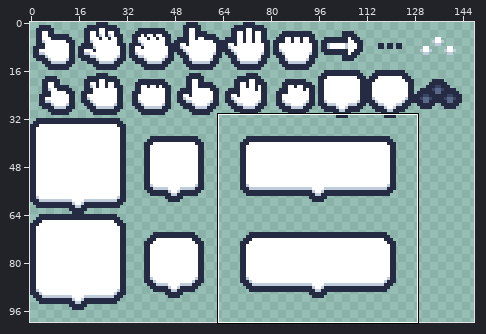
File history of a pixel-art file, assets/ui.aseprite. Above, an overview of the earlier version with the close-up marked.
Close-up. Old version:
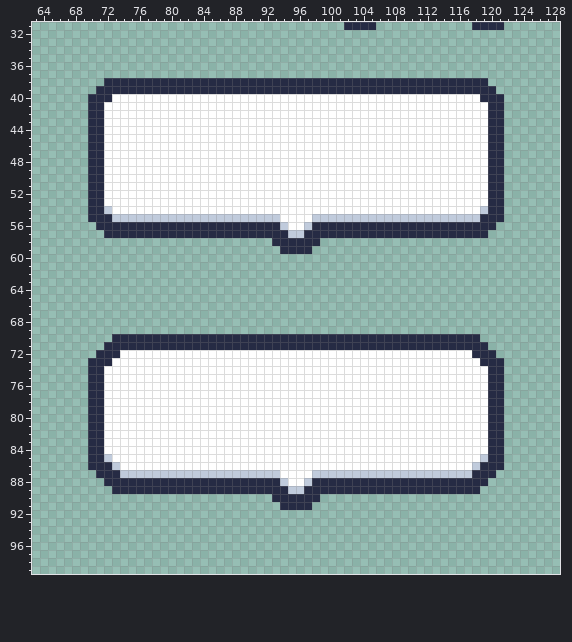
203x186 pixels, 1 frame. Shown: x 63..128, y 31..99. The wide view leaves out empty margins.
After:
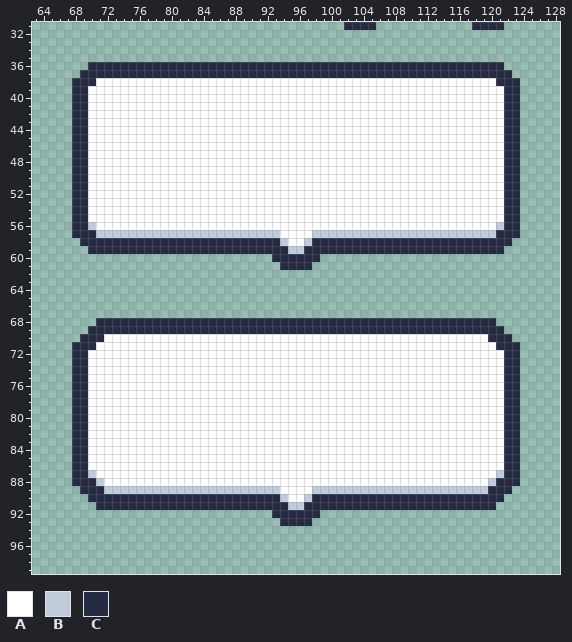
Palette (. is transparent): A #ffffff  B #c0cbdc  C #262b44
The exact change:
Changed rows in their new state; - is an unchanged pixel.
first column x 68:
 36 --CCCCCCCCCCCCCCCCCCCCCCCCCCCCCCCCCCCCCCCCCCCCCCCCCCCC--
 37 -CCCCCCCCCCCCCCCCCCCCCCCCCCCCCCCCCCCCCCCCCCCCCCCCCCCCCC-
 38 CCCAAAAAAAAAAAAAAAAAAAAAAAAAAAAAAAAAAAAAAAAAAAAAAAAAACCC
 39 CCAAAAAAAAAAAAAAAAAAAAAAAAAAAAAAAAAAAAAAAAAAAAAAAAAAAACC
 40 CCAAA----------------------------------------------AAACC
 41 CCAA------------------------------------------------AACC
 42 CCAA------------------------------------------------AACC
 43 CCAA------------------------------------------------AACC
 44 CCAA------------------------------------------------AACC
 45 CCAA------------------------------------------------AACC
 46 CCAA------------------------------------------------AACC
 47 CCAA------------------------------------------------AACC
 48 CCAA------------------------------------------------AACC
 49 CCAA------------------------------------------------AACC
 50 CCAA------------------------------------------------AACC
 51 CCAA------------------------------------------------AACC
 52 CCAA------------------------------------------------AACC
 53 CCAA------------------------------------------------AACC
 54 CCAAA----------------------------------------------AAACC
 55 CCAAAAAAAAAAAAAAAAAAAAAAAA----AAAAAAAAAAAAAAAAAAAAAAAACC
 56 CCBAAAAAAAAAAAAAAAAAAAAAAAA--AAAAAAAAAAAAAAAAAAAAAAAABCC
 57 CCCBBBBBBBBBBBBBBBBBBBBBBBAAAABBBBBBBBBBBBBBBBBBBBBBBCCC
 58 -CCCCCCCCCCCCCCCCCCCCCCCC-BAAB-CCCCCCCCCCCCCCCCCCCCCCCC-
 59 --CCCCCCCCCCCCCCCCCCCCCCCC-BB-CCCCCCCCCCCCCCCCCCCCCCCC--
 60 -------------------------CCCCCC-------------------------
 61 --------------------------CCCC--------------------------
first column x 68:
 68 ---CCCCCCCCCCCCCCCCCCCCCCCCCCCCCCCCCCCCCCCCCCCCCCCCCC---
 69 --CCCCCCCCCCCCCCCCCCCCCCCCCCCCCCCCCCCCCCCCCCCCCCCCCCCC--
 70 -CCCAAAAAAAAAAAAAAAAAAAAAAAAAAAAAAAAAAAAAAAAAAAAAAAACCC-
 71 CCCAAAAAAAAAAAAAAAAAAAAAAAAAAAAAAAAAAAAAAAAAAAAAAAAAACCC
 72 CCAAAA--------------------------------------------AAAACC
 73 CCAAA----------------------------------------------AAACC
 74 CCAA------------------------------------------------AACC
 75 CCAA------------------------------------------------AACC
 76 CCAA------------------------------------------------AACC
 77 CCAA------------------------------------------------AACC
 78 CCAA------------------------------------------------AACC
 79 CCAA------------------------------------------------AACC
 80 CCAA------------------------------------------------AACC
 81 CCAA------------------------------------------------AACC
 82 CCAA------------------------------------------------AACC
 83 CCAA------------------------------------------------AACC
 84 CCAA------------------------------------------------AACC
 85 CCAAA----------------------------------------------AAACC
 86 CCAAAA--------------------------------------------AAAACC
 87 CCBAAAAAAAAAAAAAAAAAAAAAAA----AAAAAAAAAAAAAAAAAAAAAAABCC
 88 CCCBAAAAAAAAAAAAAAAAAAAAAAA--AAAAAAAAAAAAAAAAAAAAAAABCCC
 89 -CCCBBBBBBBBBBBBBBBBBBBBBBAAAABBBBBBBBBBBBBBBBBBBBBBCCC-
 90 --CCCCCCCCCCCCCCCCCCCCCCC-BAAB-CCCCCCCCCCCCCCCCCCCCCCC--
 91 ---CCCCCCCCCCCCCCCCCCCCCCC-BB-CCCCCCCCCCCCCCCCCCCCCCC---
 92 -------------------------CCCCCC-------------------------
 93 --------------------------CCCC--------------------------
Boxes around the changes in both close-ups, in picture pixels (x1, y1, x2, y2):
changed: (72, 62, 520, 270)
changed: (72, 318, 520, 526)
